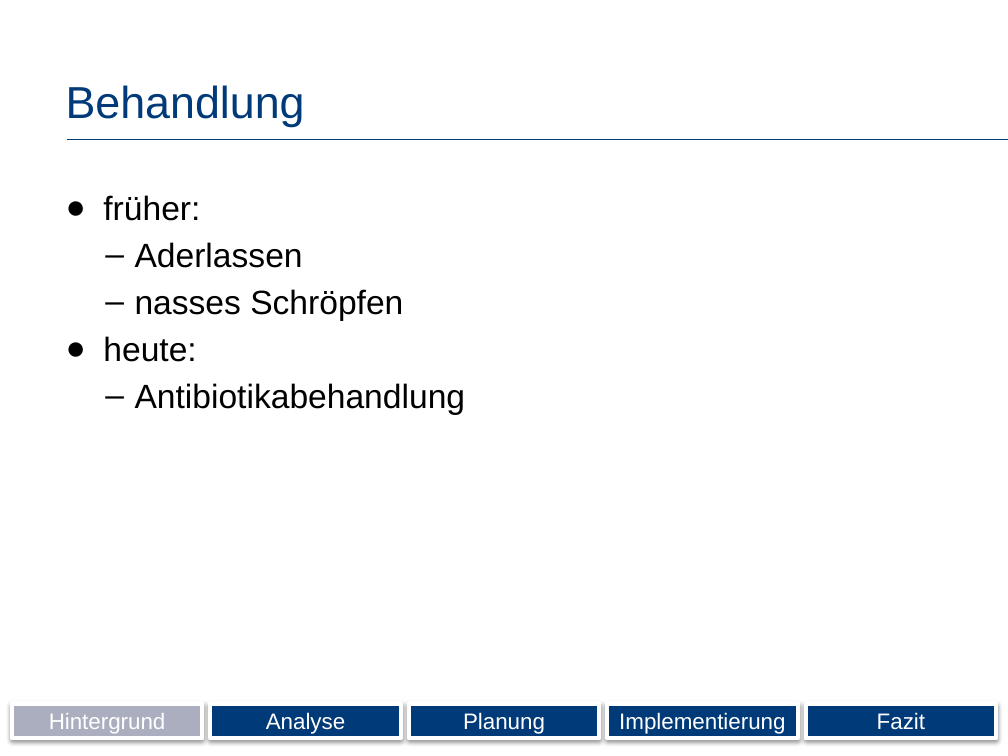
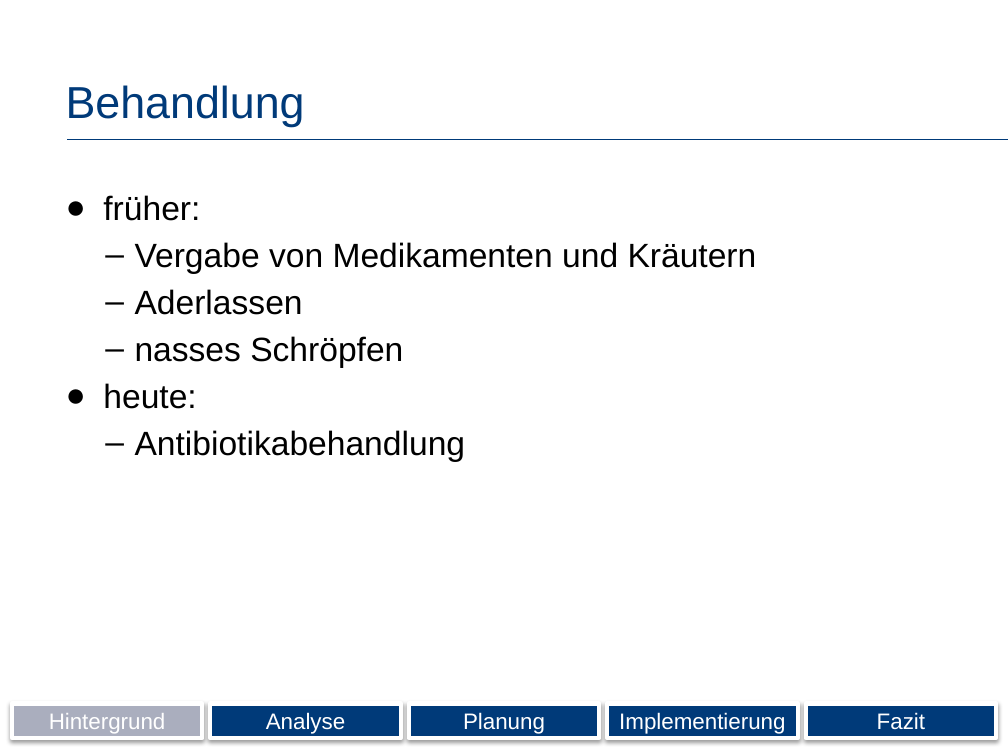
Before and after one commit to Wolle1508/SE-Projekt, a slide deck: slide 6 of Präsentation.pptx. Drawn at 1008x756 pixels with LibreOffice and Linux fonts; fonts in the diff are those of the drawing; background and template pictures are left out. Boxes give left, top, right and bottom in pixels: in the first picture for what was removed or moved away, otherwise in the second. Text is boxed around its words. In the diff, an @@ line names an element or a change of style, - is before the commit and + after.

```diff
--- a/Präsentation.pptx
+++ b/Präsentation.pptx
@@ text at [135, 242, 757, 274]: paragraph added @@
+  – Vergabe von Medikamenten und Kräutern
```
Also in this commit, not shown: 1 other slide changed, 1 other file.
